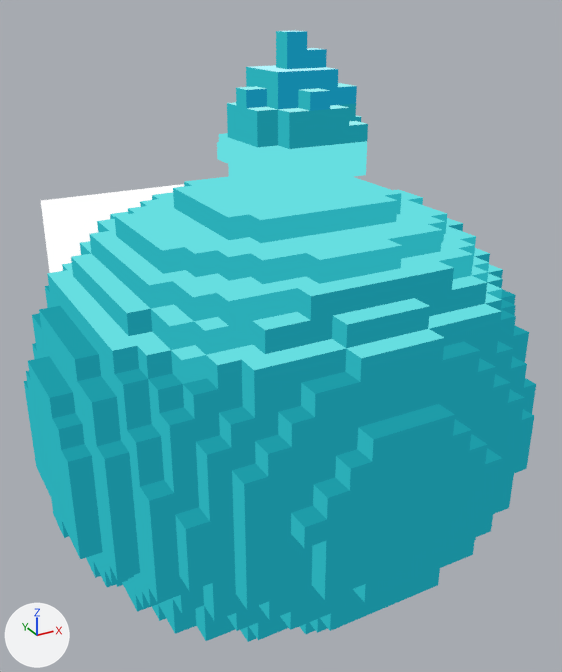
Renders of the glTF model assets/models/creatures/slime_hydro/slime_hydro.glb from each side of a commit.
Both versions are drawn from a 50 mm camera at (-0.874, -1.612, 1.377) aimed at (-0.003, -0.027, 0.585). Lighting does not change. The marker at lower left points along +X, +Y and +Z. The picture after the commit comes second. Where no turn or scale is listed for an object, it has been applied to the vertices. Vertices at exactly the same position are counted once.

Script lines for the objects in view, before the commit:
```python
me_hydro_blob_body = bpy.data.meshes.new('hydro_blob_body')
me_hydro_blob_body.from_pydata(...)  # 2432 vertices, 4860 faces; spans x -0.601..0.601, y -0.571..0.571, z -0.499..0.499
# faces by material slot: [1006, 280, 1546, 1052, 316, 660]
me_hydro_blob_body.materials.append(mat_slimeshell)
me_hydro_blob_body.materials.append(mat_slimeshellcenter)
me_hydro_blob_body.materials.append(mat_slimeshellouter)
me_hydro_blob_body.materials.append(mat_slimeshellbottom)
me_hydro_blob_body.materials.append(mat_slimeshelltop)
me_hydro_blob_body.materials.append(mat_slimeshelllight)
me_hydro_water_droplet = bpy.data.meshes.new('hydro_water_droplet')
me_hydro_water_droplet.from_pydata(...)  # 258 vertices, 498 faces; spans x -0.15..0.2, y -0.15..0.1, z 0.349..0.804
# faces by material slot: [54, 62, 294, 38, 22, 28]
me_hydro_water_droplet.materials.append(mat_slimeshell)
me_hydro_water_droplet.materials.append(mat_slimeshellouter)
me_hydro_water_droplet.materials.append(mat_slimeshelllight)
me_hydro_water_droplet.materials.append(mat_slimeshellbright)
me_hydro_water_droplet.materials.append(mat_elementaccent)
me_hydro_water_droplet.materials.append(mat_elementwhite)
me_slime_face_quad = bpy.data.meshes.new('slime_face_quad')
me_slime_face_quad.from_pydata(...)  # 4 vertices, 2 faces; spans x -0.431..0.431, y 0.577, z -0.504..0.354
me_slime_face_quad.materials.append(mat_slimeface)
ob_face = bpy.data.objects.new('Face', me_slime_face_quad)
ob_face.location = (0.0, 0.0, 0.499)
ob_hydrodroplet = bpy.data.objects.new('HydroDroplet', me_hydro_water_droplet)
ob_hydrodroplet.location = (0.0, 0.0, 0.499)
ob_shell = bpy.data.objects.new('Shell', me_hydro_blob_body)
ob_shell.location = (0.0, 0.0, 0.499)
```
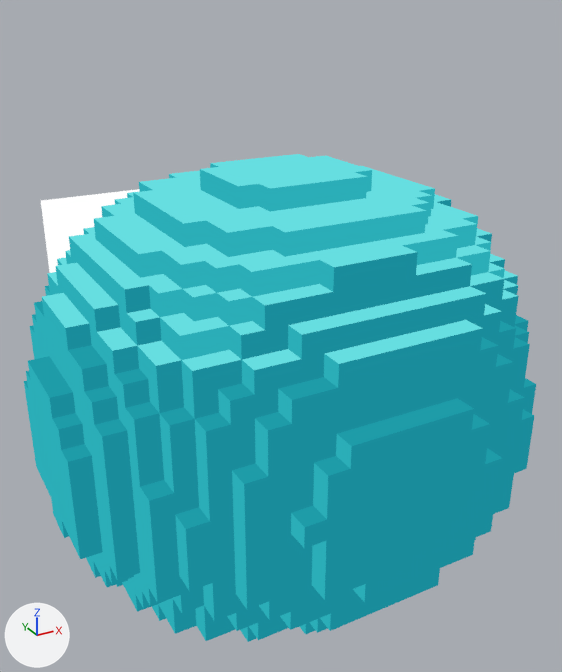
Commit message: Integrate Hydro droplet into slime body silhouette

The change in detail:
me_hydro_blob_body is used by ob_shell; location (0.0, 0.0, 0.499).
me_hydro_blob_body had 2432 vertices, 4860 faces and spanned x -0.601..0.601, y -0.571..0.571, z -0.499..0.499.
me_hydro_blob_body now has 2476 vertices, 4948 faces and spans x -0.601..0.601, y -0.571..0.571, z -0.499..0.499.
me_hydro_blob_body part 1: 60 vertices moved from x -0.501..0.451, y -0.363..0.363, z 0.2..0.449 to x -0.551..0.501, y -0.415..0.415, z 0.249..0.499; 188 vertices removed from x -0.501..0.501, y -0.519..0.519, z 0.0..0.449; 232 vertices added at x -0.551..0.551, y -0.571..0.571, z 0.05..0.499.
me_hydro_blob_body part 2: 38 faces spanning x -0.551..0.1, y -0.415..0.156, z 0.249..0.499 switch from mat_slimeshell to mat_slimeshelllight.
me_hydro_blob_body part 3: 21 faces spanning x 0.1..0.501, y -0.208..0.104, z 0.299..0.499 switch from mat_slimeshellouter to mat_slimeshelllight.
me_hydro_blob_body part 4: 1 face spanning x -0.551, y 0.0..0.052, z 0.2..0.249 switches from mat_slimeshelltop to mat_slimeshell.
me_hydro_blob_body part 5: 11 faces spanning x -0.15..0.2, y 0.208..0.415, z 0.399..0.449 switch from mat_slimeshelltop to mat_slimeshelllight.
me_hydro_blob_body part 6: 32 faces spanning x -0.501..0.15, y -0.311..0.156, z 0.249..0.499 switch from mat_slimeshelllight to mat_slimeshell.
me_hydro_blob_body part 7: 20 faces spanning x 0.0..0.501, y -0.415..0.104, z 0.249..0.499 switch from mat_slimeshelllight to mat_slimeshellouter.
Object 'HydroDroplet' (ob_hydrodroplet) is deleted.

Boxes (x1, y1, x2, y2) around the edits, measured in the pictures (562 x 672 px; the box of a moved part takes in the faces that stretch with it):
'Shell', reshaped
    before: (24, 176, 536, 642)
    after: (24, 154, 536, 642)
'HydroDroplet', deleted (cyan)
    before: (217, 31, 368, 208)
    faces in mat_slimeshelllight: (217, 133, 367, 208)
    faces in mat_elementaccent: (246, 31, 357, 111)
    faces in mat_slimeshellouter: (257, 104, 368, 149)
    faces in mat_slimeshell: (227, 31, 310, 149)
    faces in mat_slimeshellbright: (229, 83, 367, 126)
part 1 of me_hydro_blob_body, moved or reshaped
    before: (33, 181, 526, 491)
    after: (30, 154, 530, 498)
part 2 of me_hydro_blob_body, recoloured
    before: (70, 192, 362, 326)
    after: (49, 170, 375, 307)
part 3 of me_hydro_blob_body, recoloured
    after: (372, 176, 462, 214)
part 4 of me_hydro_blob_body, recoloured
    before: (50, 325, 77, 333)
    after: (47, 305, 56, 333)
part 5 of me_hydro_blob_body, recoloured
    after: (178, 178, 200, 181)
part 6 of me_hydro_blob_body, recoloured
    before: (64, 194, 403, 315)
    after: (61, 175, 406, 314)
part 7 of me_hydro_blob_body, recoloured
    before: (353, 185, 460, 283)
    after: (376, 260, 395, 283)
